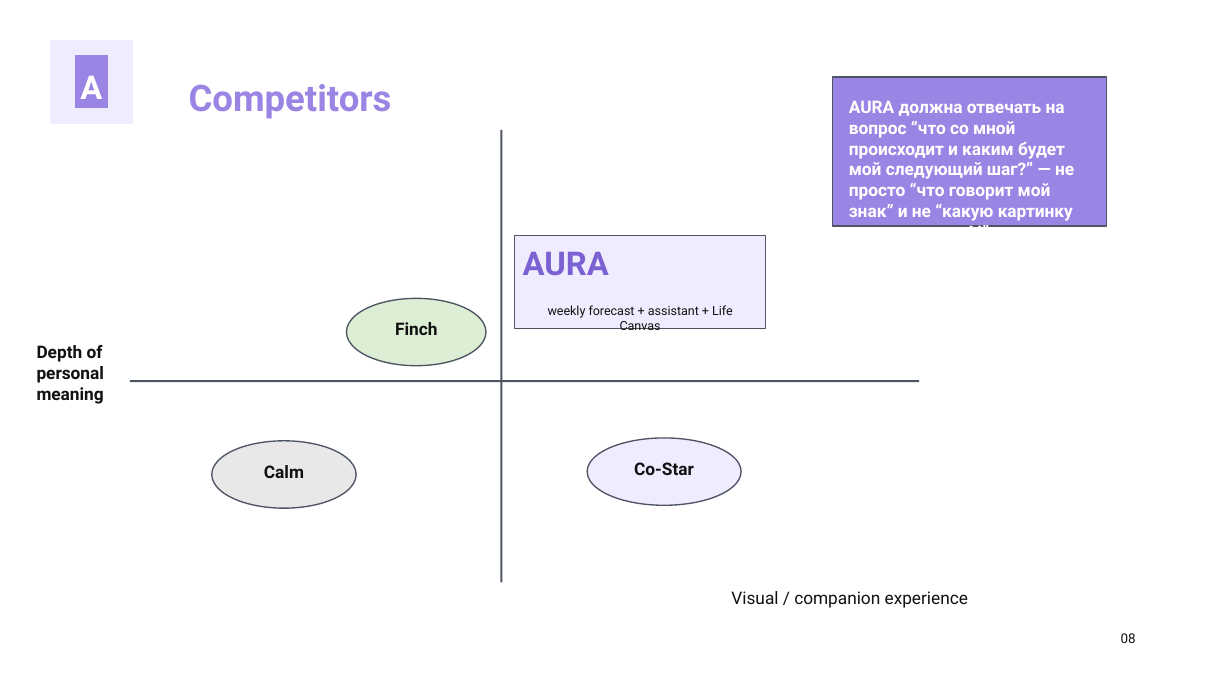
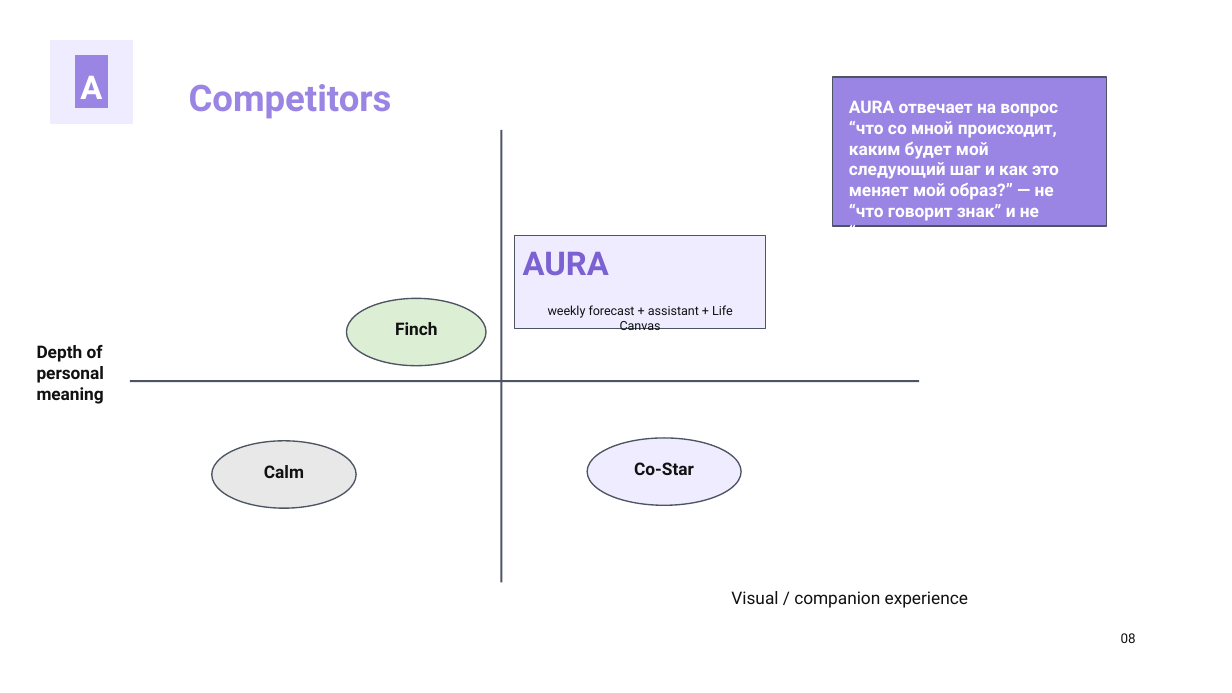
Before and after one commit to kirbudilov01/alina-research, a slide deck: slide 8 of output/pptx/AURA_TRENDVI_STYLE_DECK.pptx. Drawn at 1232x693 pixels with LibreOffice and Linux fonts; fonts in the diff are those of the drawing. Boxes give left, top, right and bottom in pixels: in the first picture for what was removed or moved away, otherwise in the second. Text is boxed around its words. In the diff, an @@ line names an element or a change of style, - is before the commit and + after.

Commit message:
Strengthen AURA deck with research data

```diff
--- a/output/pptx/AURA_TRENDVI_STYLE_DECK.pptx
+++ b/output/pptx/AURA_TRENDVI_STYLE_DECK.pptx
@@ text at [849,101,1059,227]: text changed @@
-AURA должна отвечать на вопрос “что со мной происходит и каким будет мой следующий шаг?” — не просто “что говорит мой знак” и не “какую картинку сгенерировал AI”.
+AURA отвечает на вопрос “что со мной происходит, каким будет мой следующий шаг и как это меняет мой образ?” — не “что говорит знак” и не “какую картинку сгенерировал AI”.
```
Also in this commit, not shown: 16 other slides changed, 3 other files.
